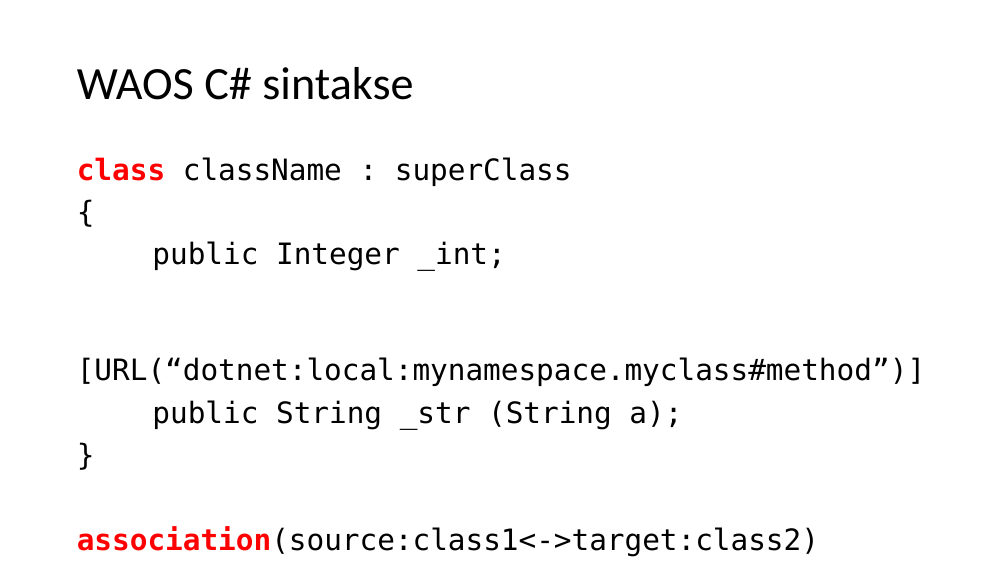
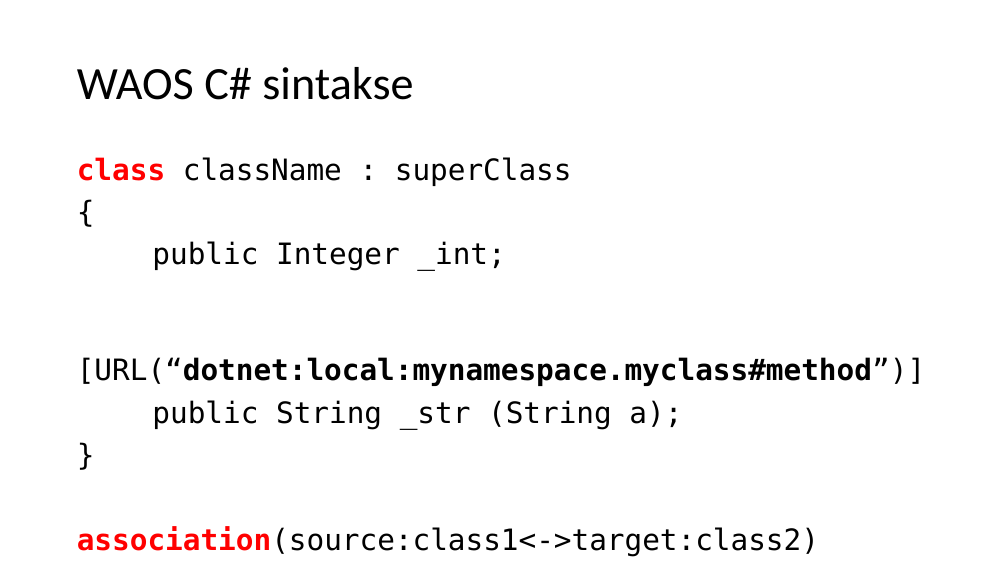
Before and after one commit to artiks12/webAppOS, a slide deck: slide 7 of src/Qualification project/Documentation/Garbage/Prezentācija_ap19122.pptx. Drawn at 1008x567 pixels with LibreOffice and Linux fonts; fonts in the diff are those of the drawing. Boxes give left, top, right and bottom in pixels: in the first picture for what was removed or moved away, otherwise in the second. Text is boxed around its words. In the diff, an @@ line names an element or a change of style, - is before the commit and + after.

```diff
--- a/src/Qualification project/Documentation/Garbage/Prezentācija_ap19122.pptx
+++ b/src/Qualification project/Documentation/Garbage/Prezentācija_ap19122.pptx
@@ text at box(77, 357, 925, 386): bold on in "[URL(“dotnet:local:mynamespace.myclass#method”)]" @@
```
Also in this commit, not shown: 2 other slides changed, 2 slides added, 18 other files.
